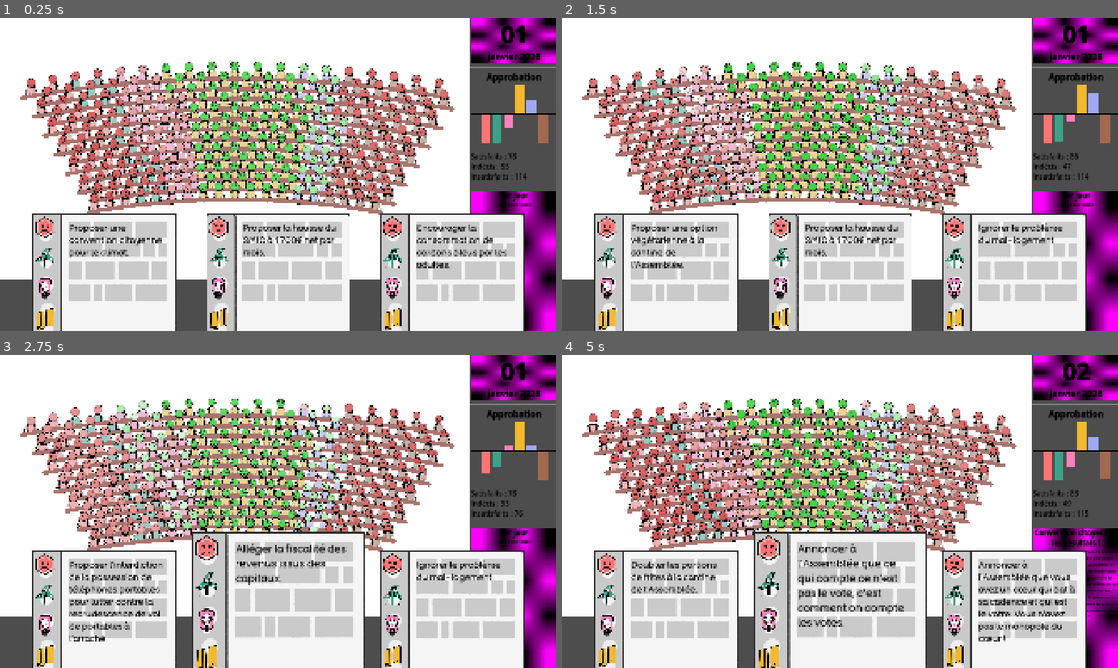
Above: before the commit, frames 1-4 (two rows, left to right).
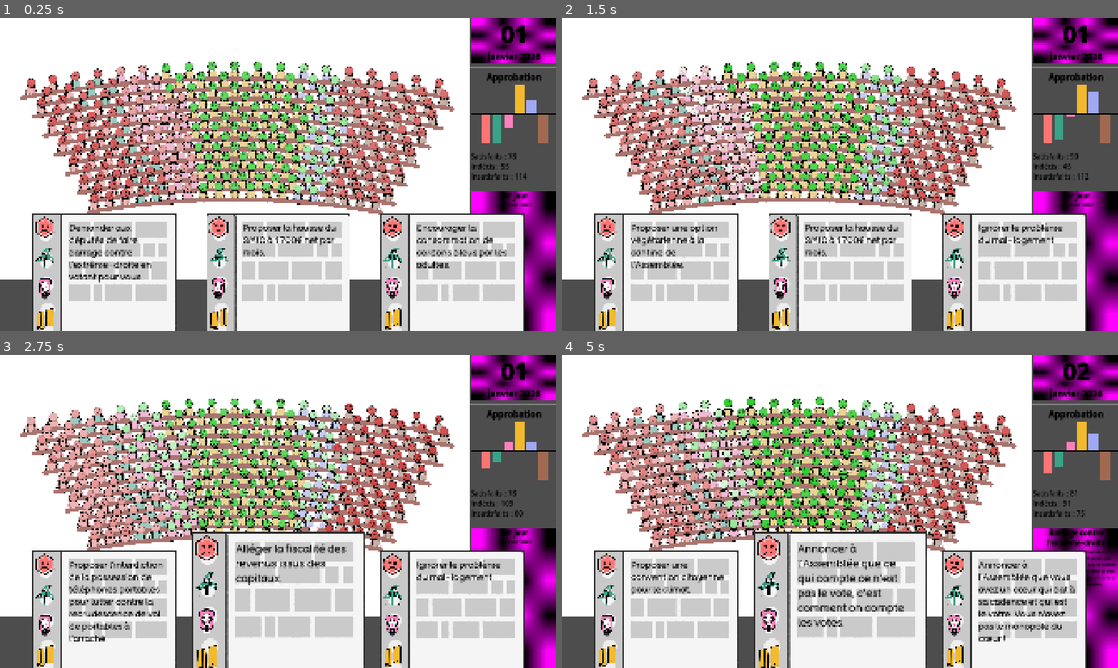
Above: after the commit, the same moments.

Repository: remimorvan/assemblee-nationale-simulator
Game: Godot game, scene res://scenes/game.tscn
The game is run twice, just before and just after one commit, with the same random seed, the same clock (stepped at 60 frames per second) and the same inputs.
Inputs (mouse positions are in pixels of both pictures, inside the frame that each line leads up to):
- Up to frame 1 (0.25 s): no input
- Up to frame 2 (1.5 s): tap Enter at 0.5 s; move the mouse to (1073, 115) at 0.52 s; click (1073, 115) at 0.67 s; tap Space at 1.25 s; move the mouse to (667, 309) at 1.27 s; click (667, 309) at 1.42 s
- Up to frame 3 (2.75 s): move the mouse to (278, 646) at 2.02 s; click (278, 646) at 2.17 s
- Up to frame 4 (5 s): move the mouse to (1012, 646) at 2.77 s; click (1012, 646) at 2.92 s; click (1012, 646) at 3.67 s; move the mouse to (840, 646) at 4.27 s; click (840, 646) at 4.42 s

The runs differ from the first frame. In frame 1, 0.9% of the frame differs, in the area x 12-30%, y 66-85%; in frame 2, 3.4%; in frame 3, 3.8%; in frame 4, 9.5%, in the area x 4-100%, y 13-84%.

Commit message:
more cards

Diff:
--- a/assets/card/cards.json
+++ b/assets/card/cards.json
@@ -1,4 +1,20 @@
 [
+	{
+		"text": "Demander aux députés de faire barrage contre l'extrême-droite en votant pour vous.",
+		"effects": {
+			"lfi": [0.8, 0.2],
+			"eco": [0.8, 0.2],
+			"soc": [0.8, 0.2],
+			"macron": [1, 0.2],
+			"lr": [0.5, 0.2],
+			"rn": [-0.8, 0.2]
+		},
+		"image_path": "random.png",
+		"quote": "",
+		"special_event": "barrage",
+		"special_event_title": "Barrage contre l'extrême-droite",
+		"special_event_descr": "Lors d'un discours à l'Assemblée, le premier ministre a demandé aux député·e·s de supporter ses réformes pour faire barrage à l'extrême-droite. Très persuasif, le premier ministre a recueilli un large soutien."
+	},
 	{
 		"text": "Proposer une convention citoyenne pour le climat.",
 		"effects": {
@@ -615,6 +631,19 @@
 		"quote": "",
 		"special_event": "groenland",
 		"special_event_title": "Représailles américaines",
-		"special_event_descr": "La réponse du président américain de s'est pas faite attendre après l'envoi de troupes françaises au Groenland : les troupes américaines vont venir apporter la démocratie dans …(129 unchanged characters)…
+		"special_event_descr": "La réponse du président américain de s'est pas faite attendre après l'envoi de troupes françaises au Groenland : les soldats américains vont venir apporter la démocratie dans …(129 unchanged characters)…
+	},
+	{
+		"text": "Baisser la TVA pour les transports en commun terrestres",
+		"effects": {
+			"lfi": [0.8, 0.2],
+			"eco": [0.8, 0.2],
+			"soc": [0.8, 0.2],
+			"macron": [-1, 0.1],
+			"lr": [0.8, 0.2],
+			"rn": [0.0, 0.2]
+		},
+		"image_path": "ecology.png",
+		"quote": "https://datan.fr/votes/legislature-15/vote_3603"
 	}
 ]
--- a/scripts/player.gd
+++ b/scripts/player.gd
@@ -149,6 +149,14 @@
 				votes[mp.get_final_vote()+1] += 1
 				await mp.do_final_animation(mp.get_final_vote())
 			print("DÉFAITE !")
+		"barrage":
+			put_card_back_in_hand()
+			add_custom_card_to_hand(
+				"Annoncer à la gauche que leur vote vous oblige.",
+				{"lfi": 0.6, "eco": 0.7, "soc": 1.0, "macron": 0.5, "lr": 0.0, "rn": 0.0},
+				{"lfi": 0.2, "eco": 0.2, "soc": 0.2, "macron": 0.2, "lr": 0.0, "rn": 0.0},
+				"random.png"
+			)
 		_:
 			print("TODO special event : " + event)
 
